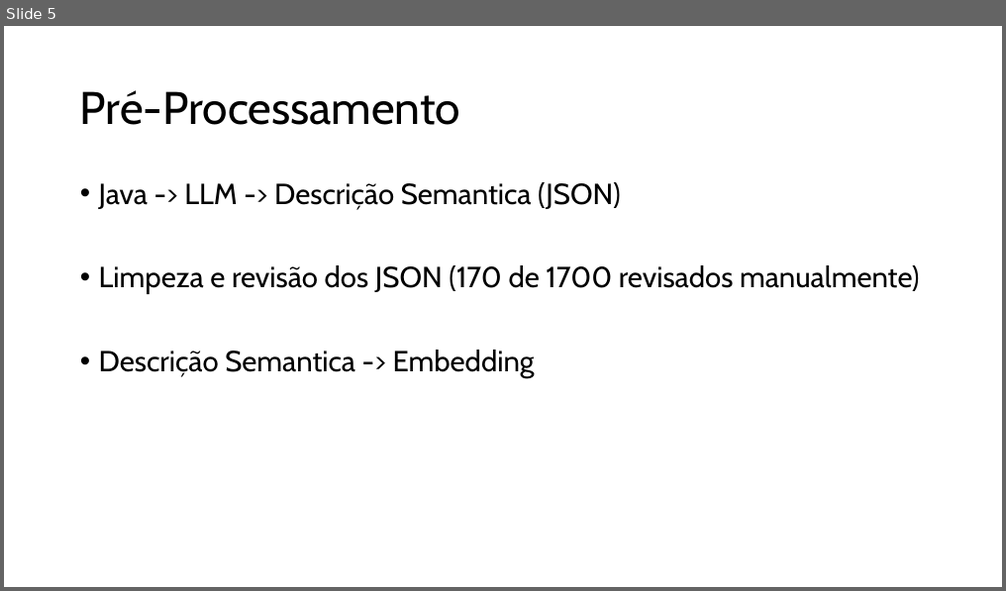
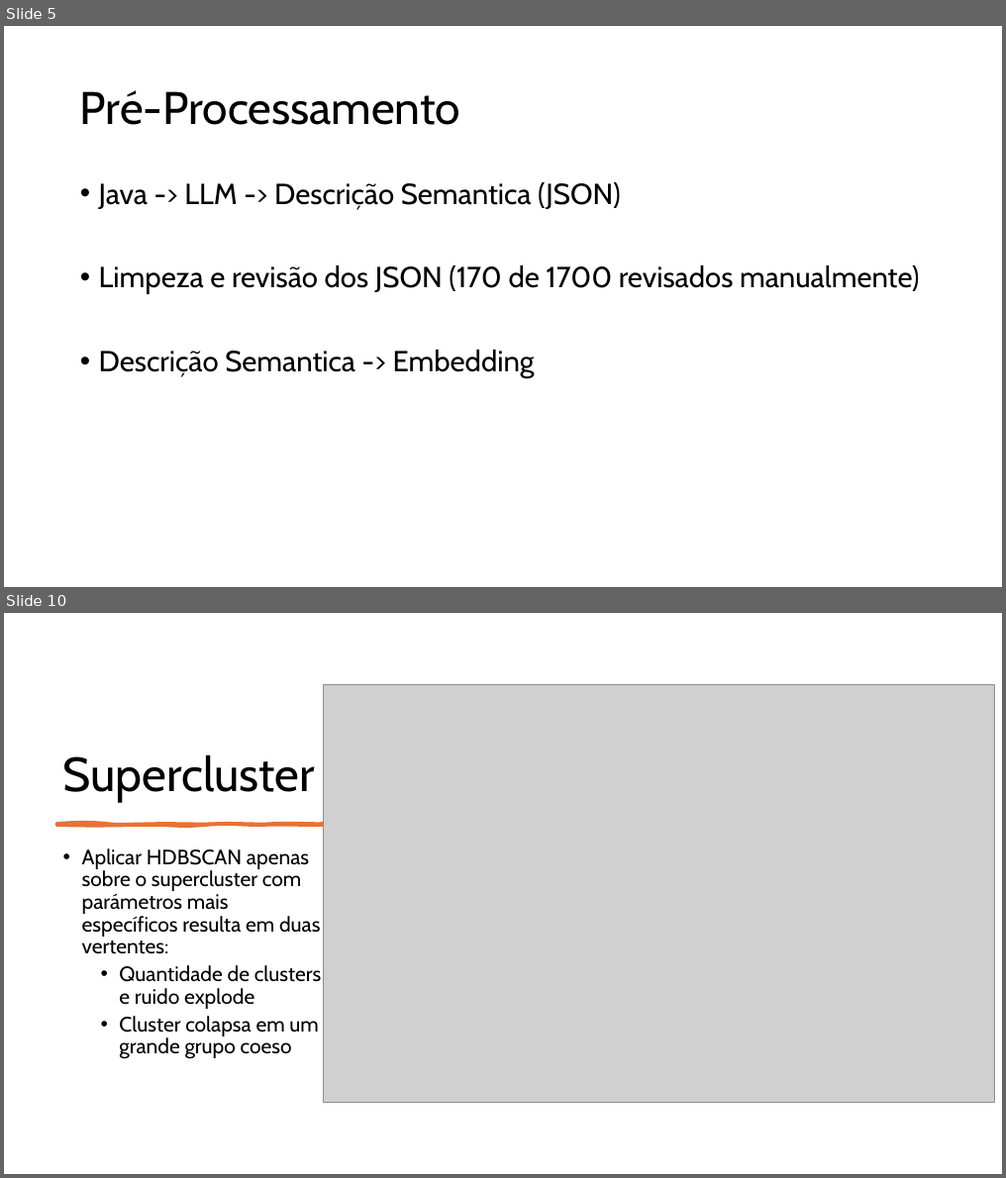
Before and after one commit to gilcesarf/imd3003-202502-projeto, a slide deck: CamelRouteEmbeddingAnalysis-Apresentacao.pptx. Shown one above the other, each under a label of ours: slide 5 before the commit, slides 5 and 10 after it; the slides between them are not shown. The pictures are 1006x591 and 1006x1178 pixels, drawn with LibreOffice and Linux fonts; fonts in the diff are those of the drawing; grey boxes stand for pictures. Boxes give left, top, right and bottom in pixels: in the first picture for what was removed or moved away, otherwise in the second. Text is boxed around its words. In the diff, an @@ line names an element or a change of style, - is before the commit and + after.

```diff
--- a/CamelRouteEmbeddingAnalysis-Apresentacao.pptx
+++ b/CamelRouteEmbeddingAnalysis-Apresentacao.pptx
@@ slide 10 added at (x1=4, y1=613, x2=1002, y2=1174), background #FFFFFF @@
@@ picture added at (x1=323, y1=685, x2=994, y2=1103) @@
@@ title added at (x1=63, y1=755, x2=315, y2=803), 46 pt, text #000000 @@
+Supercluster
@@ freeform shape added at (x1=56, y1=823, x2=323, y2=825), fill #E97132, outline #E97132 3 pt @@
@@ text added at (x1=82, y1=849, x2=321, y2=1059), 20 pt, text #000000 @@
+• Aplicar HDBSCAN apenas sobre o supercluster com parámetros mais específicos resulta em duas vertentes:
+  • Quantidade de clusters e ruido explode
+  • Cluster colapsa em um grande grupo coeso
```
Also in this commit, not shown: 5 slides changed, 5 other slides added, 1 slide removed, 1 other file.
